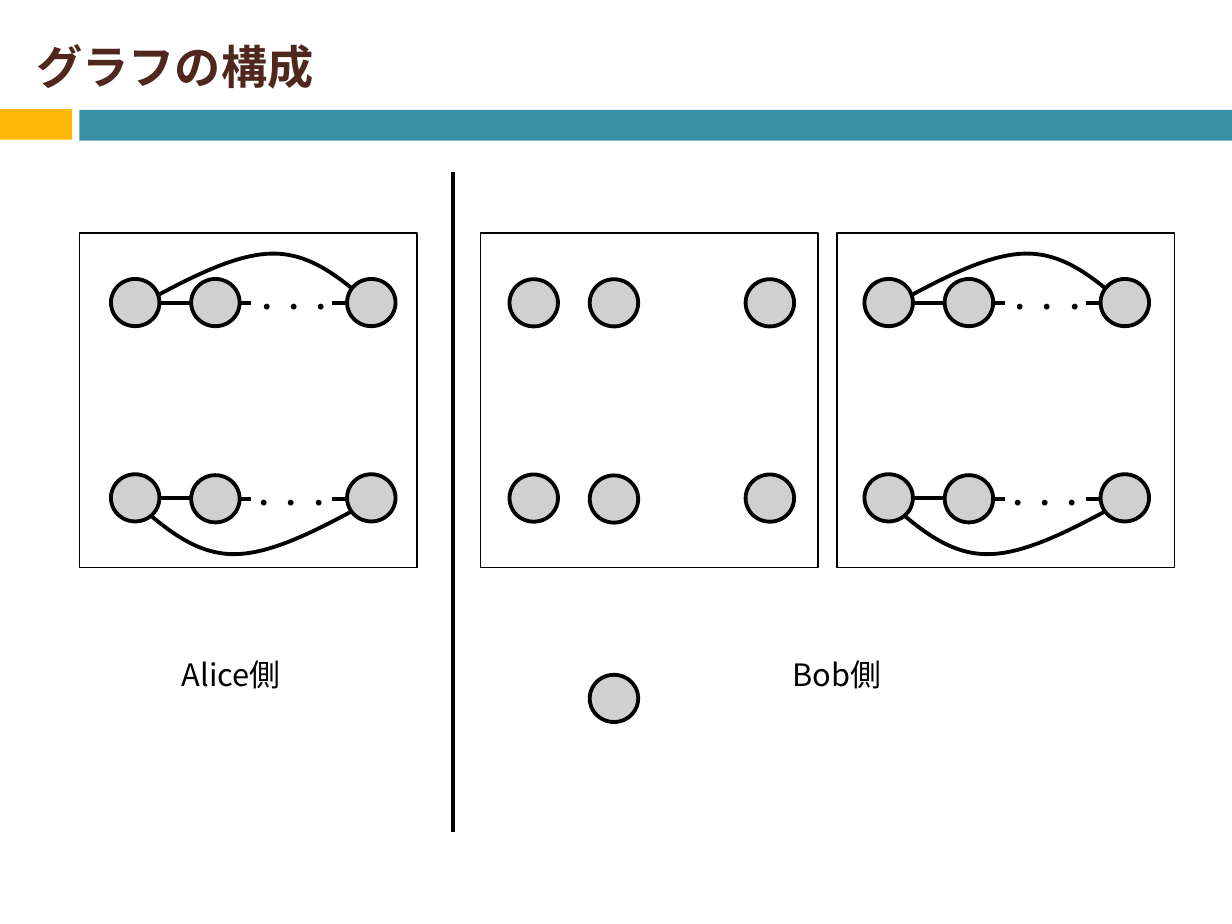
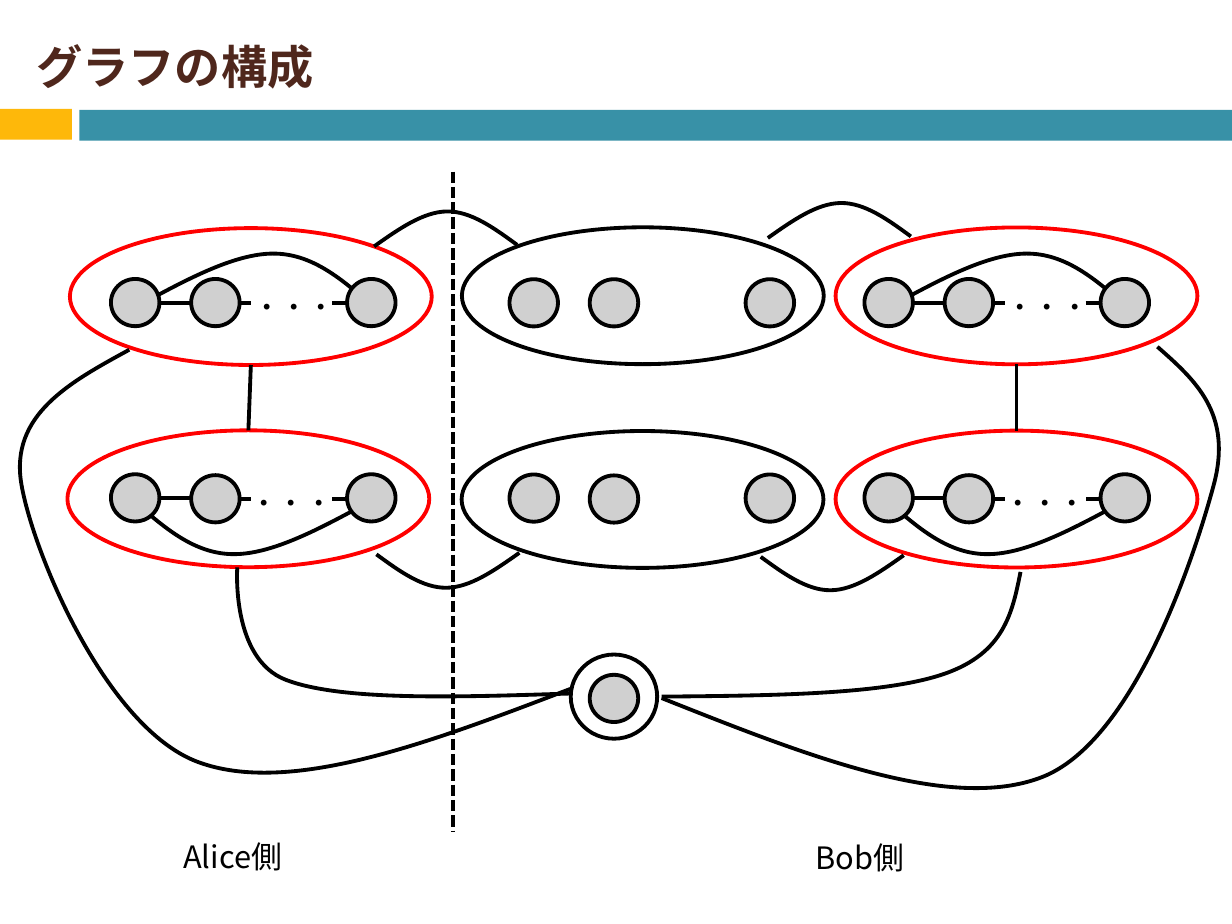
Before and after one commit to Izulabo-nitech/Distributed_Complexity_of_k-Maximal_Independent_Set_Verification, a slide deck: slide 19 of chukan/chukan2020_sato.pptx. Drawn at 1232x924 pixels with LibreOffice and Linux fonts; fonts in the diff are those of the drawing; grey boxes stand for pictures. Boxes give left, top, right and bottom in pixels: in the first picture for what was removed or moved away, otherwise in the second. Text is boxed around its words. In the diff, an @@ line names an element or a change of style, - is before the commit and + after.

Commit message:
グラフ追加

```diff
--- a/chukan/chukan2020_sato.pptx
+++ b/chukan/chukan2020_sato.pptx
@@ line (453, 171) - (453, 832): stroke #000000 2.25 pt to #000000 2.25 pt dashed @@
@@ freeform shape added at (768,203,910,238), outline #000000 2.25 pt @@
@@ ellipse added at (70,228,432,365), outline #FF0000 2.25 pt @@
@@ rectangle removed at (80,233,418,568) @@
@@ freeform shape added at (375,212,517,246), outline #000000 2.25 pt @@
@@ ellipse added at (462,228,824,365), outline #000000 2.25 pt @@
@@ rectangle removed at (480,233,818,568) @@
@@ ellipse added at (835,228,1198,365), outline #FF0000 2.25 pt @@
@@ rectangle removed at (837,233,1174,568) @@
@@ freeform shape added at (20,350,570,772), outline #000000 2.25 pt @@
@@ freeform shape added at (662,346,1218,787), outline #000000 2.25 pt @@
@@ line added from (251, 365) to (249, 430), #000000 2.25 pt @@
@@ line added from (1016, 365) to (1016, 431), #000000 2.25 pt @@
@@ ellipse added at (68,430,430,567), outline #FF0000 2.25 pt @@
@@ ellipse added at (462,431,824,568), outline #000000 2.25 pt @@
@@ ellipse added at (835,431,1198,568), outline #FF0000 2.25 pt @@
@@ freeform shape added at (237,567,568,696), outline #000000 2.25 pt @@
@@ freeform shape added at (377,553,520,588), outline #000000 2.25 pt @@
@@ freeform shape added at (760,556,903,590), outline #000000 2.25 pt @@
@@ freeform shape added at (662,572,1020,696), outline #000000 2.25 pt @@
@@ ellipse added at (570,654,657,738), outline #000000 2.25 pt @@
@@ text "Alice側": place and size @@
-text "Alice側" at (182,660,281,689)
+text "Alice側" at (183,842,282,871)
@@ text "Bob側": place and size @@
-text "Bob側" at (792,660,881,689)
+text "Bob側" at (815,843,904,872)
```
Also in this commit, not shown: 2 other slides changed, 7 slides added.
